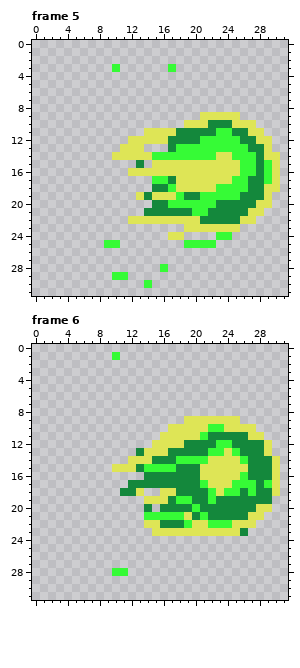
Edited in one commit: pixel-art file (assets/player/basic_projectile.aseprite). The picture above was drawn from the file before the commit.
32x32 pixels, 6 frames. Shown: frame 5, frame 6. The old version is drawn lined up with the new one. The commit also changed other frames, which this record leaves out.
After the commit:
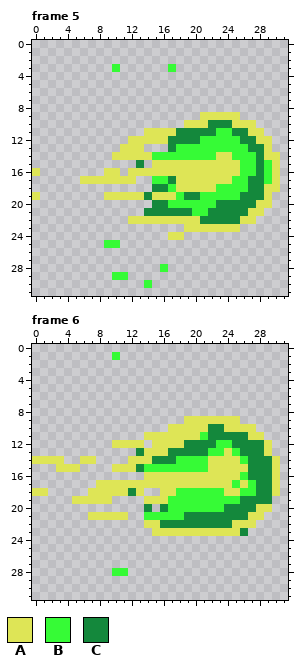
Palette (. is transparent): A #dee556  B #36fb36  C #14883c
Diff:
whole drawing moved by +8,+0 (the old picture is shown already moved)
Changed rows in their new state; - is an unchanged pixel.
Frame 5:
first column x 0:
16 A--------AA--
17 ------AAAAAAA
19 A--------AAAA
first column x 19:
24 ----..
25 ....--
Frame 6:
first column x 0:
10 ----------------------CC------
11 --------------AA--------------
12 ----------AAAA----------------
14 AAAA--AA----------------------
15 ---AAA------------BBBB--------
16 --------------AAAAAAA---------
17 --------AAAAAAAAAAAAAA----A--C
18 AA-----AAAAA------BBBB-BAAB---
19 -----AAAAA-------B--BB-BBB----
20 -----------------BBB-BBB------
21 -------AAAAA-------C-C--------
22 -------------------CCCCCC-----
